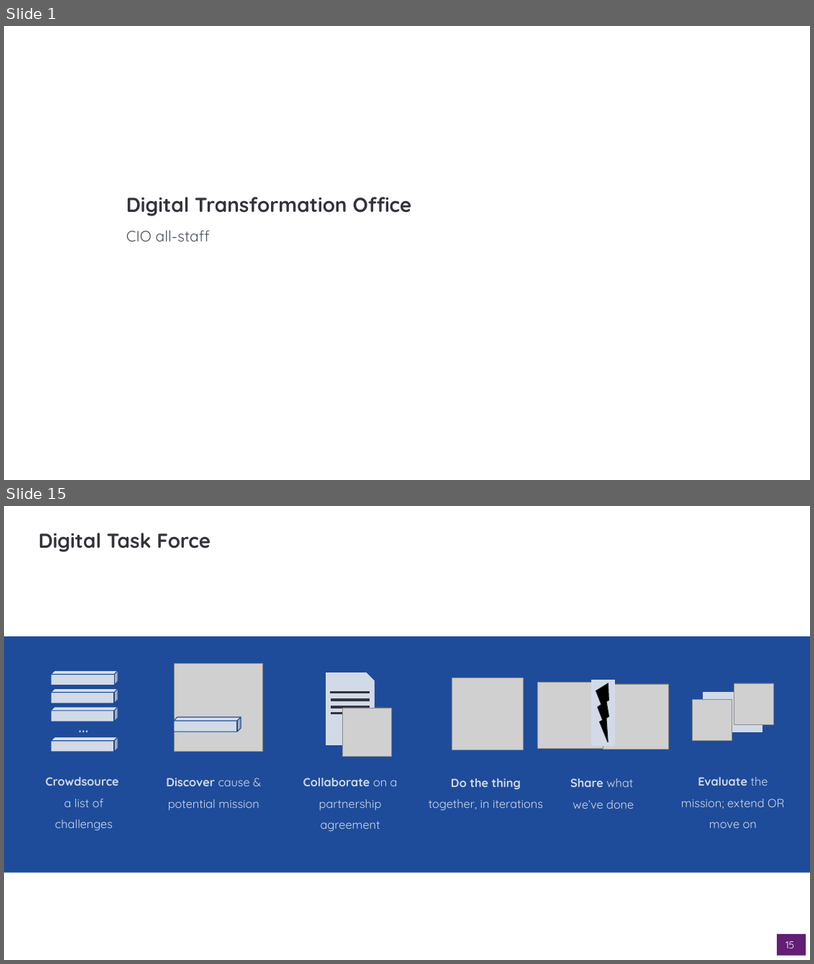
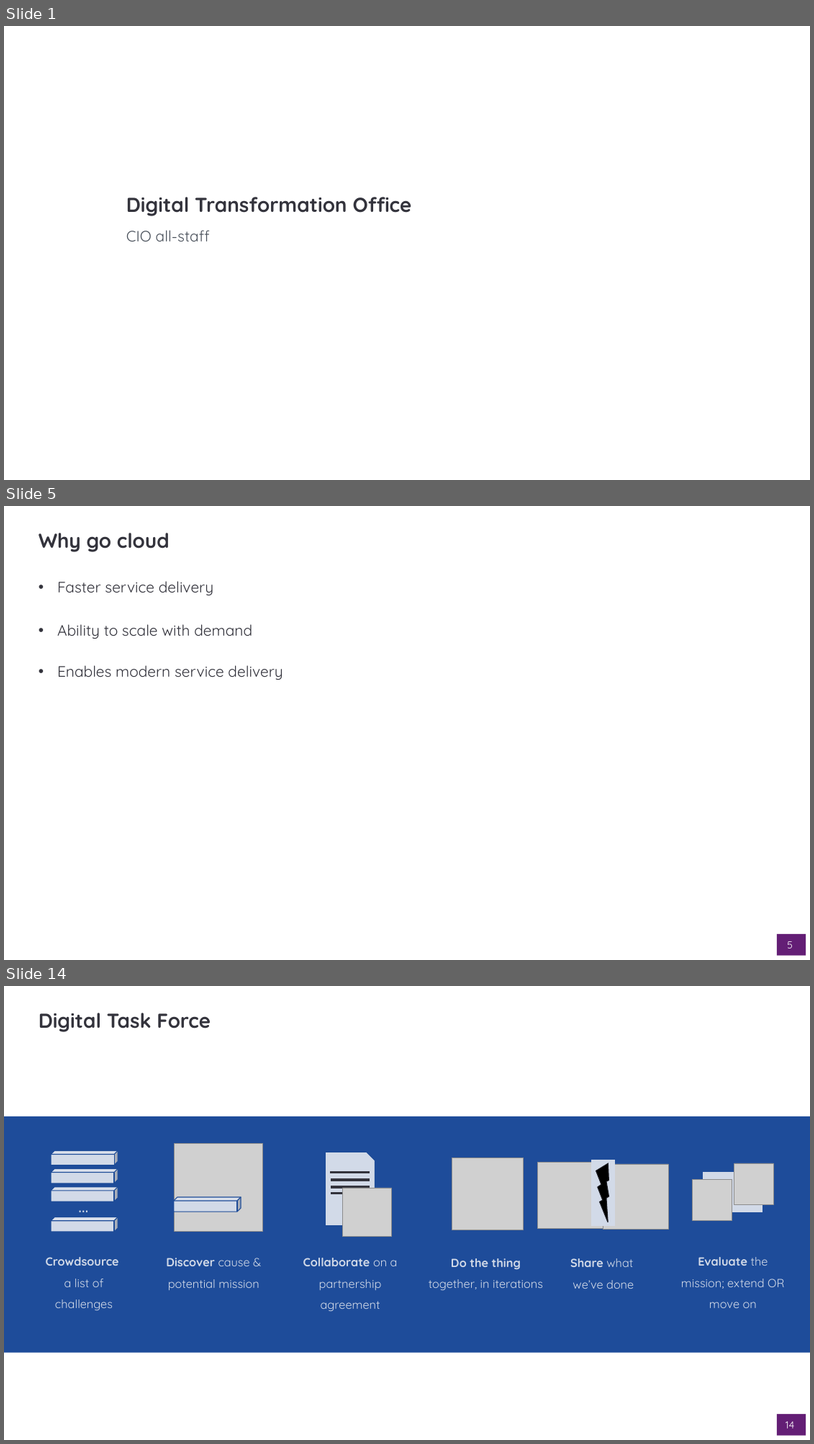
Before and after one commit to dto-btn/reading-material, a slide deck: presentations/dto-all-staff_2019-10-17.pptx. Shown one above the other, each under a label of ours: slides 1 and 15 before the commit, slides 1, 5 and 14 after it; the slides between them are not shown. The pictures are 814x964 and 814x1444 pixels, drawn with LibreOffice and Linux fonts; fonts in the diff are those of the drawing; grey boxes stand for pictures; background and template pictures are left out. Boxes give left, top, right and bottom in pixels: in the first picture for what was removed or moved away, otherwise in the second. Text is boxed around its words. In the diff, an @@ line names an element or a change of style, - is before the commit and + after.

Commit message:
Trimmed down presentation.  Focus on cloud, automation and devops

```diff
--- a/presentations/dto-all-staff_2019-10-17.pptx
+++ b/presentations/dto-all-staff_2019-10-17.pptx
@@ slide 5 added at <box>4,506,810,960</box>, background #FFFFFF @@
@@ title added at <box>39,533,170,552</box>, 24 pt, text #33333C, bold @@
+Why go cloud
@@ text added at <box>57,581,283,680</box>, 18 pt, text #33333C @@
+• Faster service delivery
+• Ability to scale with demand
+• Enables modern service delivery
@@ page number added at <box>777,934,806,955</box>, fill #631E75, 12 pt, text #FFFFFF @@
+5
@@ what was slide 15 is now slide 14 @@
@@ page number at <box>786,1421,795,1428</box>: text changed @@
-15
+14
```
Also in this commit, not shown: 6 slides changed, 5 other slides added, 11 slides removed.
